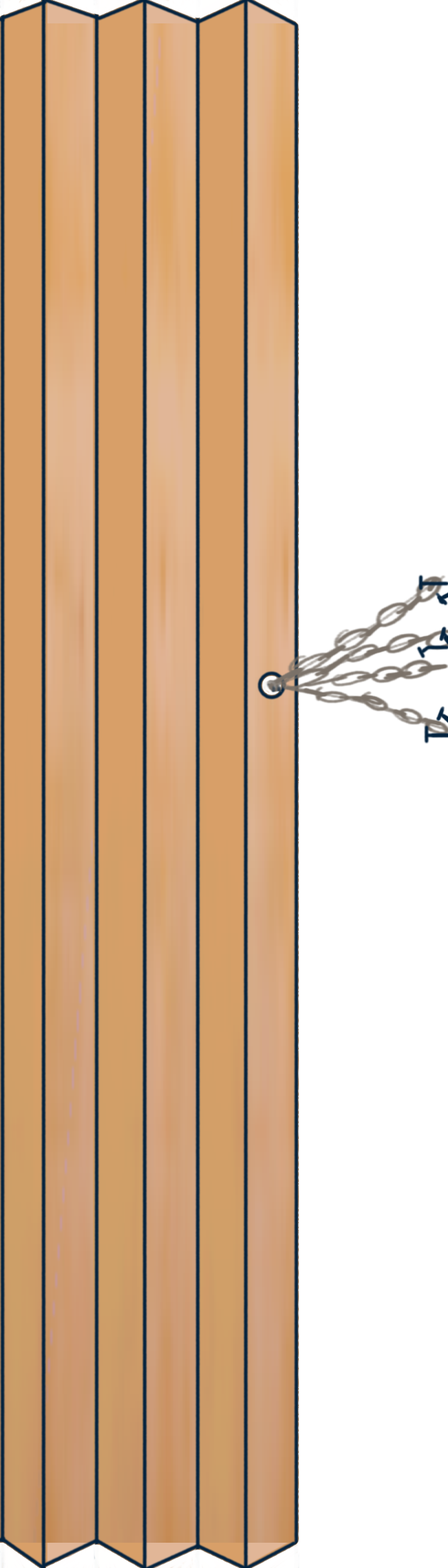
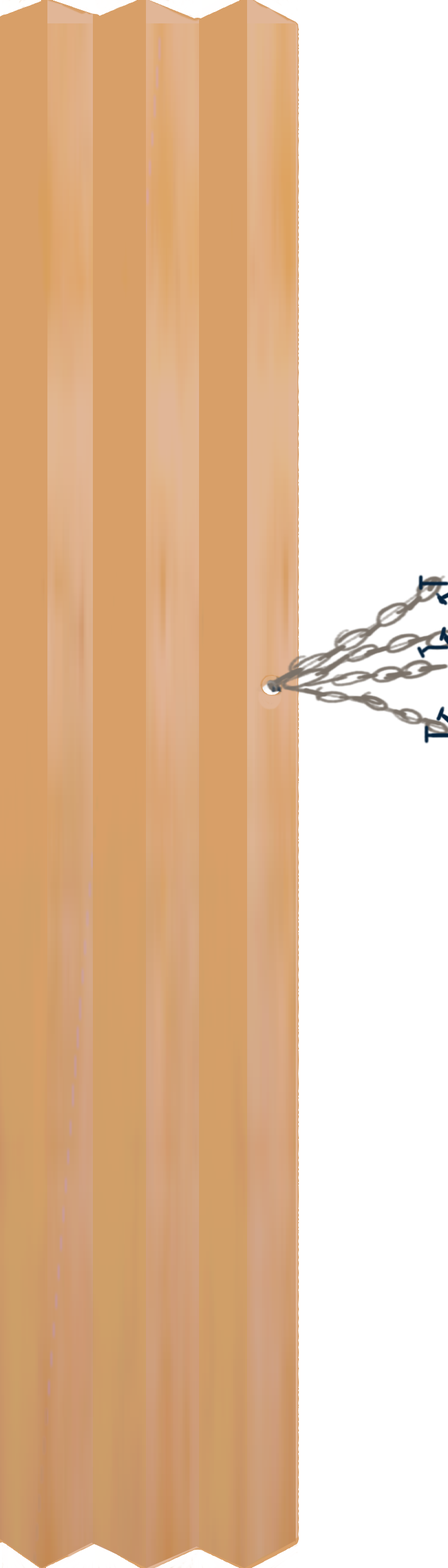
Revision of a layered w=448, h=1568 image; what changed, layer by layer:
pixels changed over <box>0,0,300,1568</box> (layer not identified)
